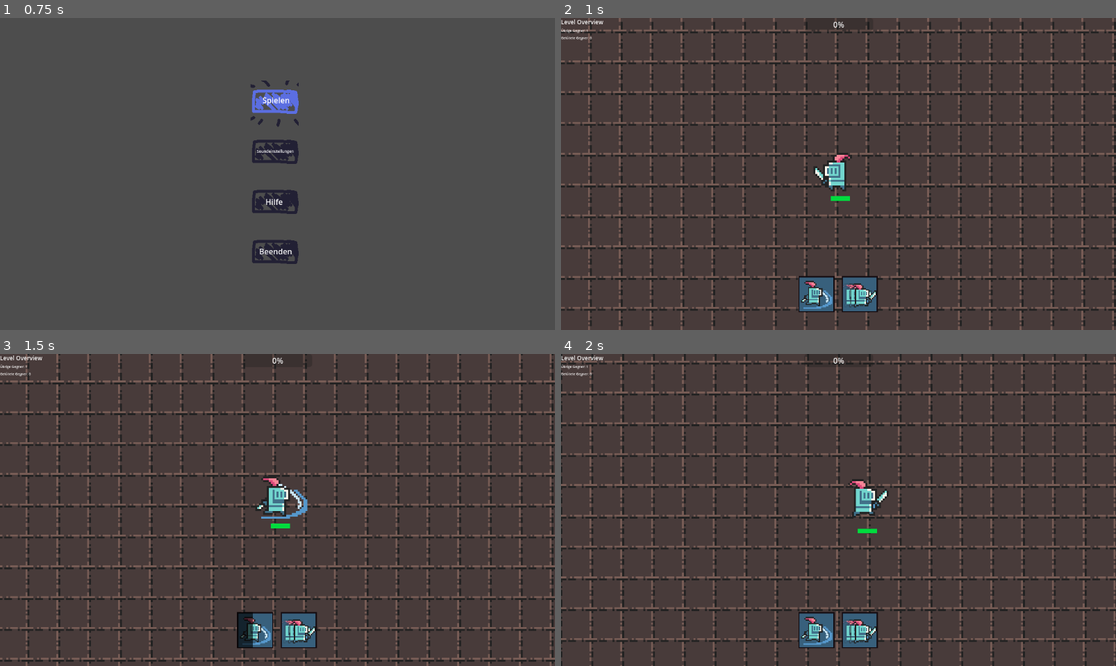
Above: before the commit, frames 1-4 (two rows, left to right).
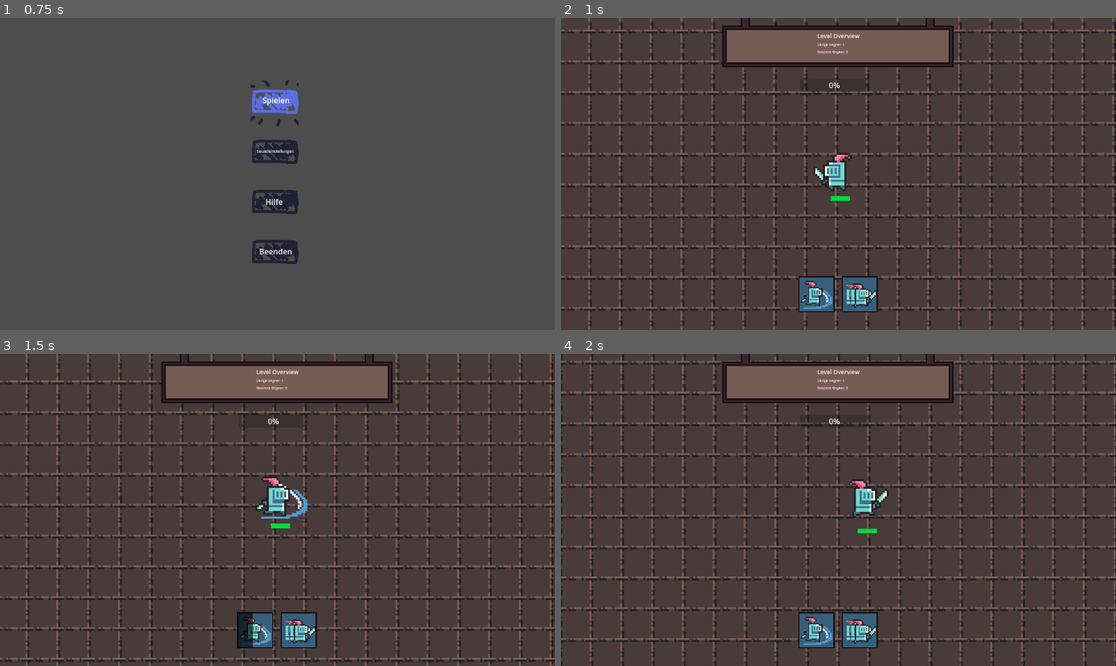
Above: after the commit, the same moments.

Repository: Lukas74m/gae_ca2
Game: Godot game, scene res://scenes/mainMenu/Main_Menu.tscn
The game is run twice, just before and just after one commit, with the same random seed, the same clock (stepped at 60 frames per second) and the same inputs.
Inputs (mouse positions are in pixels of both pictures, inside the frame that each line leads up to):
- Up to frame 1 (0.75 s): click "Spielen" at 0.5 s
- Up to frame 2 (1 s): no input
- Up to frame 3 (1.5 s): move the mouse to (399, 494) at 1.27 s; hold Q (attack) from 1.28 s (still down)
- Up to frame 4 (2 s): keep holding Q (attack)

Frame 1 is identical in both runs. In frame 2, 4.8% of the frame differs, in the area x 0-71%, y 0-24%; in frame 3, 5.1%; in frame 4, 5.1%.

Commit message:
taskdisplay animation

Diff:
--- a/gae-ca2/scenes/components/TaskDisplay.tscn
+++ b/gae-ca2/scenes/components/TaskDisplay.tscn
@@ -1,8 +1,86 @@
-[gd_scene load_steps=5 format=3 uid="uid://byi3e8vfwfdhg"]
+[gd_scene load_steps=17 format=3 uid="uid://byi3e8vfwfdhg"]
 
 [ext_resource type="Script" uid="uid://bijuh5uq5kfoe" path="res://scripts/components/task_display.gd" id="1_5xplb"]
 [ext_resource type="Theme" uid="uid://dviluyd0ea27u" path="res://task_display_theme.tres" id="1_r04c6"]
+[ext_resource type="Texture2D" uid="uid://c06vngo44emjn" path="res://assets/to_do_Leiste/Test_To-Do_Tasks.png" id="3_ff0c8"]
 [ext_resource type="PackedScene" uid="uid://dxyuukgy0vofe" path="res://scenes/components/ProgressBar.tscn" id="3_tsd5v"]
+[ext_resource type="Texture2D" uid="uid://dgfoqdmatevgv" path="res://assets/to_do_Leiste/Test_To-Do_Tasks_Animation.png" id="4_xd83a"]
+
+[sub_resource type="AtlasTexture" id="AtlasTexture_jhncn"]
+atlas = ExtResource("3_ff0c8")
+region = Rect2(0, 0, 160, 64)
+
+[sub_resource type="AtlasTexture" id="AtlasTexture_ncjjp"]
+atlas = ExtResource("4_xd83a")
+region = Rect2(0, 0, 160, 64)
+
+[sub_resource type="AtlasTexture" id="AtlasTexture_v05ry"]
+atlas = ExtResource("4_xd83a")
+region = Rect2(160, 0, 160, 64)
+
+[sub_resource type="AtlasTexture" id="AtlasTexture_vge70"]
+atlas = ExtResource("4_xd83a")
+region = Rect2(320, 0, 160, 64)
+
+[sub_resource type="AtlasTexture" id="AtlasTexture_mexex"]
+atlas = ExtResource("4_xd83a")
+region = Rect2(480, 0, 160, 64)
+
+[sub_resource type="AtlasTexture" id="AtlasTexture_cdysq"]
+atlas = ExtResource("4_xd83a")
+region = Rect2(640, 0, 160, 64)
+
+[sub_resource type="AtlasTexture" id="AtlasTexture_2b1ax"]
+atlas = ExtResource("4_xd83a")
+region = Rect2(800, 0, 160, 64)
+
+[sub_resource type="AtlasTexture" id="AtlasTexture_f7hjl"]
+atlas = ExtResource("4_xd83a")
+region = Rect2(960, 0, 160, 64)
+
+[sub_resource type="AtlasTexture" id="AtlasTexture_vbqx5"]
+atlas = ExtResource("4_xd83a")
+region = Rect2(1120, 0, 160, 64)
+
+[sub_resource type="SpriteFrames" id="SpriteFrames_547na"]
+animations = [{
+"frames": [{
+"duration": 1.0,
+"texture": SubResource("AtlasTexture_jhncn")
+}],
+"loop": false,
+"name": &"default",
+"speed": 5.0
+}, {
+"frames": [{
+"duration": 1.0,
+"texture": SubResource("AtlasTexture_ncjjp")
+}, {
+"duration": 1.0,
+"texture": SubResource("AtlasTexture_v05ry")
+}, {
+"duration": 1.0,
+"texture": SubResource("AtlasTexture_vge70")
+}, {
+"duration": 1.0,
+"texture": SubResource("AtlasTexture_mexex")
+}, {
+"duration": 1.0,
+"texture": SubResource("AtlasTexture_cdysq")
+}, {
+"duration": 1.0,
+"texture": SubResource("AtlasTexture_2b1ax")
+}, {
+"duration": 1.0,
+"texture": SubResource("AtlasTexture_f7hjl")
+}, {
+"duration": 1.0,
+"texture": SubResource("AtlasTexture_vbqx5")
+}],
+"loop": false,
+"name": &"to_do_down",
+"speed": 12.0
+}]
 
 [sub_resource type="LabelSettings" id="LabelSettings_5xplb"]
 font_size = 12
@@ -18,10 +96,21 @@
 
 [node name="CanvasLayer" type="CanvasLayer" parent="."]
 
+[node name="AnimatedSprite2D" type="AnimatedSprite2D" parent="CanvasLayer"]
+position = Vector2(578, 102)
+scale = Vector2(3.2, 3.2)
+sprite_frames = SubResource("SpriteFrames_547na")
+
 [node name="VBoxContainer" type="VBoxContainer" parent="CanvasLayer"]
-offset_right = 57.0
-offset_bottom = 14.0
-size_flags_horizontal = 0
+anchors_preset = 5
+anchor_left = 0.5
+anchor_right = 0.5
+offset_left = -34.0
+offset_top = 29.0
+offset_right = 34.0
+offset_bottom = 46.0
+grow_horizontal = 2
+size_flags_horizontal = 4
 size_flags_vertical = 4
 theme = ExtResource("1_r04c6")
 alignment = 1
@@ -47,8 +136,9 @@
 anchors_preset = 5
 anchor_left = 0.5
 anchor_right = 0.5
-offset_left = -71.5
-offset_right = 71.5
-offset_bottom = 27.0
+offset_left = -80.0
+offset_top = 126.0
+offset_right = 63.0
+offset_bottom = 153.0
 grow_horizontal = 2
 size_flags_horizontal = 0
--- a/gae-ca2/scripts/components/task_display.gd
+++ b/gae-ca2/scripts/components/task_display.gd
@@ -3,6 +3,8 @@
 @onready var title_label = $CanvasLayer/VBoxContainer/Title
 @onready var vbox_container = $CanvasLayer/VBoxContainer
 @onready var progress_bar = $CanvasLayer/Control/ProgressBar
+@onready var to_do: AnimatedSprite2D = $CanvasLayer/VBoxContainer/AnimatedSprite2D
+
 
 func update_display(stats: Dictionary, title: String):
 	set_labels(stats, title)
